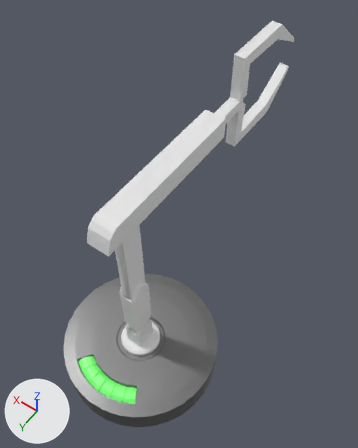
Renders of the FBX model Assets/Characters/Char1_Body.fbx from each side of a commit.
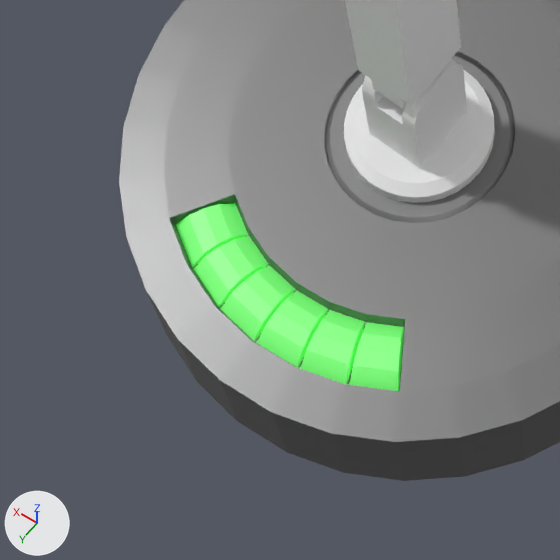
Each version is shown whole from a 50 mm camera at (-2.04, 2.0, 6.55) aimed at (0.1, -0.99, 1.85), then close up on the part from 9% to 49% of the width and 68% to 100% of the height. Arrows for +X, +Y and +Z are at lower left; the lights stay in place. Where no turn or scale is listed for an object, it has been applied to the vertices.

The first close-up shows 'ARM', 'Body'.
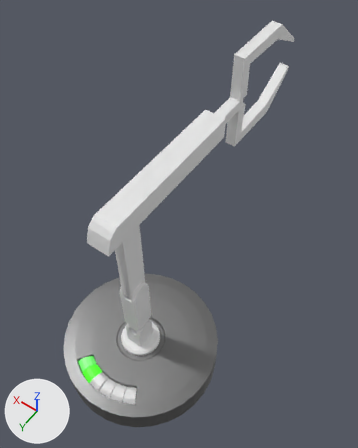
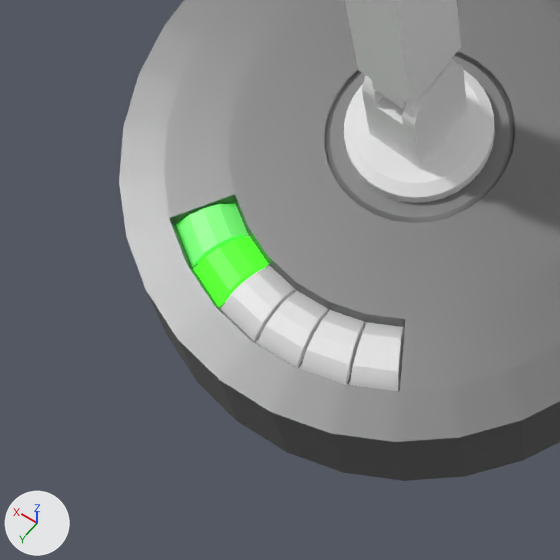
Location of each change, [x1, y1, x2, y2] in pixels of the close-ups (560 x 560 px):
```json
{"part": 1, "of": "me_cylinder", "change": "recoloured", "before": [193, 236, 268, 307], "after": [193, 236, 268, 307]}
{"part": 2, "of": "me_cylinder", "change": "recoloured", "before": [220, 265, 296, 341], "after": [220, 265, 296, 341], "on screen": "green to white"}
{"part": 3, "of": "me_cylinder", "change": "recoloured", "before": [256, 291, 328, 368], "after": [256, 291, 328, 368], "on screen": "green to white"}
{"part": 4, "of": "me_cylinder", "change": "recoloured", "before": [300, 310, 365, 384], "after": [300, 310, 365, 384], "on screen": "green to white"}
{"part": 5, "of": "me_cylinder", "change": "recoloured", "before": [349, 322, 404, 391], "after": [349, 322, 404, 391], "on screen": "green to white"}
```

Scene script edits in JSON lines:
```json
{"op": "add", "block": "mat_charge_indicator_6", "code": ["mat_charge_indicator_6 = principled_material('Charge indicator 6')", "mat_charge_indicator_6.base_color = (0.8, 0.8, 0.8)  # white #e7e7e7"]}
{"op": "add", "block": "mat_charge_indicator_3", "code": ["mat_charge_indicator_3 = principled_material('Charge Indicator 3')", "mat_charge_indicator_3.base_color = (0.8, 0.8, 0.8)  # white #e7e7e7"]}
{"op": "add", "block": "mat_charge_indicator_2", "code": ["mat_charge_indicator_2 = principled_material('Charge Indicator 2')", "mat_charge_indicator_2.base_color = (0.0453, 0.8, 0.0112)  # green #3ce71b", "mat_charge_indicator_2.emission_color = (0.0656, 1.0, 0.024)  # green #48ff2b", "mat_charge_indicator_2.emission_strength = 1.0"]}
{"op": "add", "block": "mat_charge_indicator_4", "code": ["mat_charge_indicator_4 = principled_material('Charge Indicator 4')", "mat_charge_indicator_4.base_color = (0.8, 0.8, 0.8)  # white #e7e7e7"]}
{"op": "add", "block": "mat_charge_indicator_5", "code": ["mat_charge_indicator_5 = principled_material('Charge Indicator 5')", "mat_charge_indicator_5.base_color = (0.8, 0.8, 0.8)  # white #e7e7e7"]}
{"block": "me_cylinder", "where": "me_cylinder.from_pydata(...)  # 681 vertices, 731 faces; spans x -1.0..1.0, y -1.0..1.0, z -0.22..0.22"}
{"block": "me_cylinder", "where": "# used by ob_body; location = (0.0, 0.0, 0.327)"}
{"block": "me_cylinder", "change": "me_cylinder part 1: 12 of the faces centred in x 0.13..0.31, y 0.62..0.8, z 0.17..0.21 switch from mat_charge_indicator (green #8ce787) to mat_charge_indicator_2 (green #3ce71b)"}
{"block": "me_cylinder", "change": "me_cylinder part 2: 12 of the faces centred in x 0.0..0.16, y 0.65..0.82, z 0.17..0.21 switch from mat_charge_indicator (green #8ce787) to mat_charge_indicator_3 (white #e7e7e7)"}
{"block": "me_cylinder", "change": "me_cylinder part 3: 12 of the faces centred in x -0.16..0.0, y 0.65..0.82, z 0.17..0.21 switch from mat_charge_indicator (green #8ce787) to mat_charge_indicator_4 (white #e7e7e7)"}
{"block": "me_cylinder", "change": "me_cylinder part 4: 12 of the faces centred in x -0.31..-0.13, y 0.62..0.8, z 0.17..0.21 switch from mat_charge_indicator (green #8ce787) to mat_charge_indicator_5 (white #e7e7e7)"}
{"block": "me_cylinder", "change": "me_cylinder part 5: 12 of the faces centred in x -0.45..-0.26, y 0.56..0.75, z 0.17..0.21 switch from mat_charge_indicator (green #8ce787) to mat_charge_indicator_6 (white #e7e7e7)"}
```
